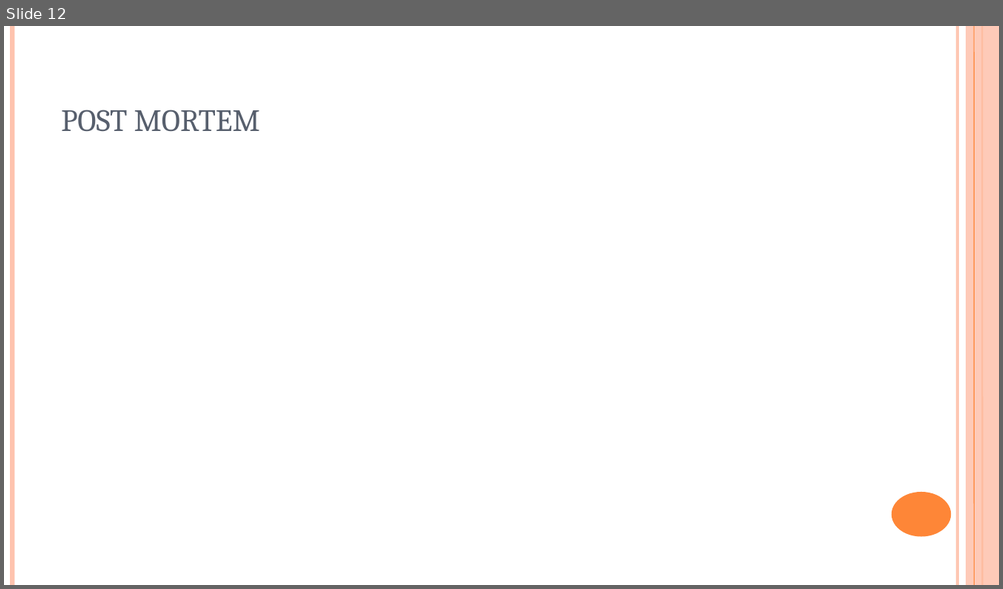
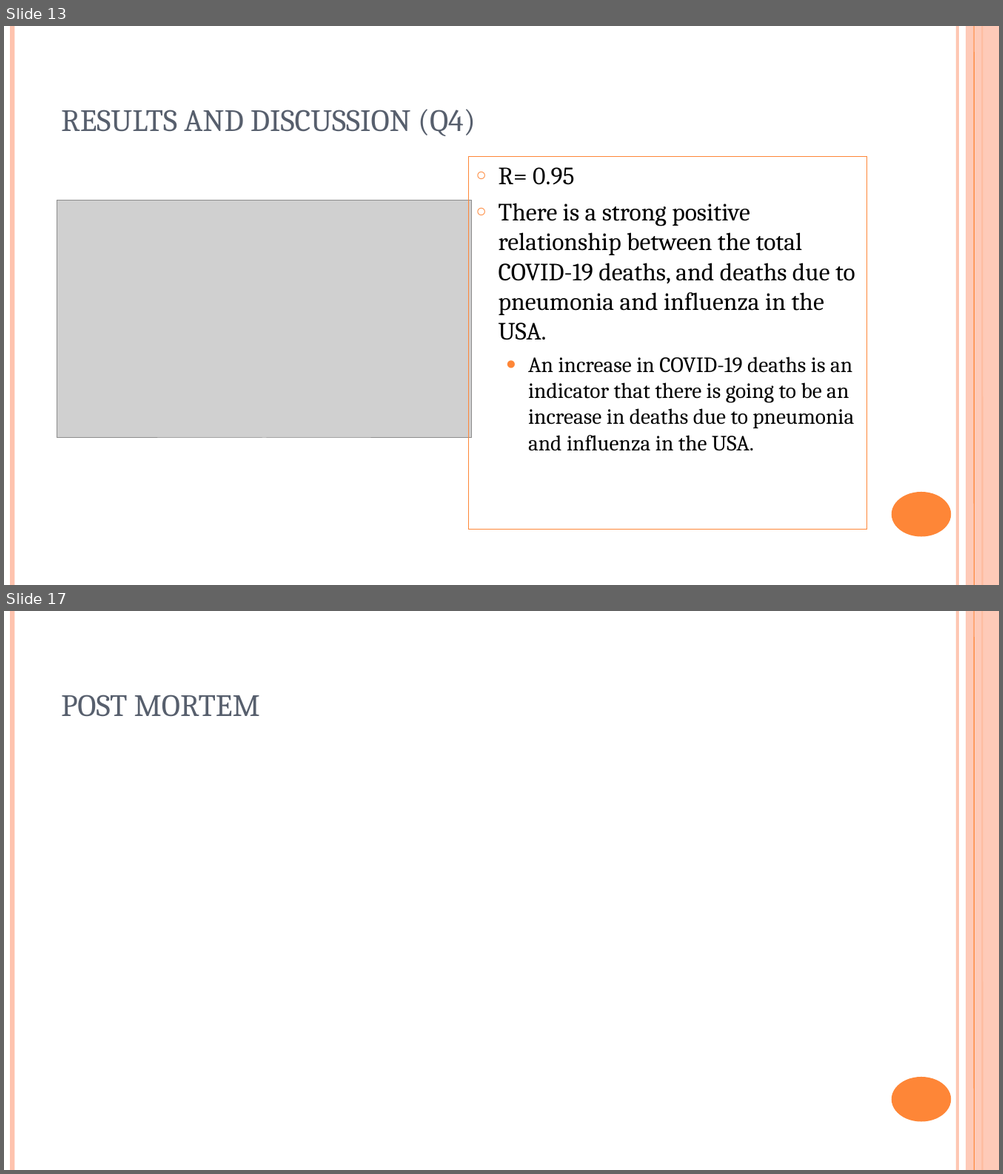
Before and after one commit to BunmiOlakanmi/Project, a slide deck: COVID-19 - analysis.ppt. Shown one above the other, each under a label of ours: slide 12 before the commit, slides 13 and 17 after it; the slides between them are not shown. The pictures are 1003x589 and 1003x1174 pixels, drawn with LibreOffice and Linux fonts; fonts in the diff are those of the drawing; grey boxes stand for pictures. Boxes give left, top, right and bottom in pixels: in the first picture for what was removed or moved away, otherwise in the second. Text is boxed around its words. In the diff, an @@ line names an element or a change of style, - is before the commit and + after.

```diff
--- a/COVID-19 - analysis.ppt
+++ b/COVID-19 - analysis.ppt
@@ slide 13 added at [4, 26, 999, 585], background #FFFFFF; not listed: 6 template elements that a slide beside it also shows @@
@@ title added at [61, 109, 475, 136], 30 pt, text #575F6D @@
+RESULTS AND DISCUSSION (Q4)
@@ rectangle added at [469, 156, 866, 529], outline #FE8637 0.74 pt, 24 pt, text #000000 @@
+○ R= 0.95
+○ There is a strong positive relationship between the total COVID-19 deaths, and deaths due to pneumonia and influenza in the USA.
+  ● An increase in COVID-19 deaths is an indicator that there is going to be an increase in deaths due to pneumonia and influenza in the USA.
@@ picture added at [57, 200, 472, 437] @@
@@ what was slide 12 is now slide 17 @@
```
Also in this commit, not shown: 6 slides changed, 6 other slides added, 2 slides removed.
